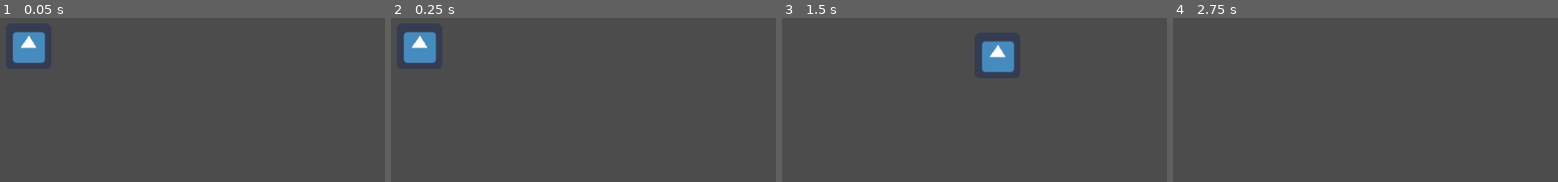
Above: before the commit, frames 1-4 (left to right).
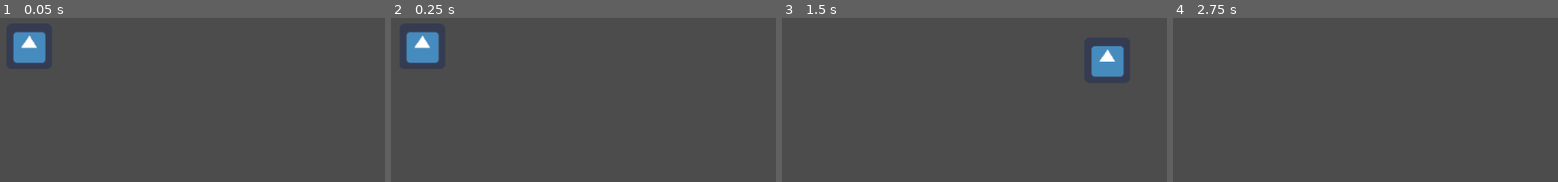
Above: after the commit, the same moments.

Repository: nahuel98/repor
Game: Godot game, scene res://Mundo.tscn
Same seed, same stepped clock (60 frames per second), same inputs: the game is played once before the commit and once after it. The project has no main scene, so this scene is started directly. The engine's default icon, where the game draws it, is replaced by a stand-in: a white triangle on a blue panel in a dark square.
Inputs:
- Up to frame 1 (0.05 s): no input
- Up to frame 2 (0.25 s): no input
- Up to frame 3 (1.5 s): hold Right (ui_right) 0.53-1.28 s; hold Down (ui_down) from 1.28 s (still down)
- Up to frame 4 (2.75 s): release Down (ui_down) at 2.03 s; hold Right (ui_right) from 2.03 s (still down)

The runs differ from the first frame. In frame 1, 0.1% of the frame differs, in the area x 3-12%, y 8-28%; in frame 2, 0.5%; in frame 3, 3.2%, in the area x 51-89%, y 13-37%; in frame 4, nothing differs.

Commit message:
refinamiento 1

Diff:
--- a/Player.gd
+++ b/Player.gd
@@ -1,17 +1,19 @@
 extends KinematicBody2D
 
-var p_velocity = Vector2(0,0)
+var p_velocity = Vector2(15,0) # Otorga movimiento inicial
 
 func _physics_process(delta):
-	getMove()
+	# Checkea si se presionaron teclas
+	get_move()
+	# Aplica las fisicas de movimiento
 	move_and_slide(p_velocity)
 
-func getMove():
+func get_move():
 	if Input.is_action_pressed("ui_right"):
-		p_velocity.x += 10
+		p_velocity.x += 15
 	if Input.is_action_pressed("ui_left"):
-		p_velocity.x -= 10
+		p_velocity.x -= 15
 	if Input.is_action_pressed("ui_up"):
-		p_velocity.y -= 10
+		p_velocity.y -= 15
 	if Input.is_action_pressed("ui_down"):
-		p_velocity.y += 10
+		p_velocity.y += 15
Not shown, changed: icon.png.import
